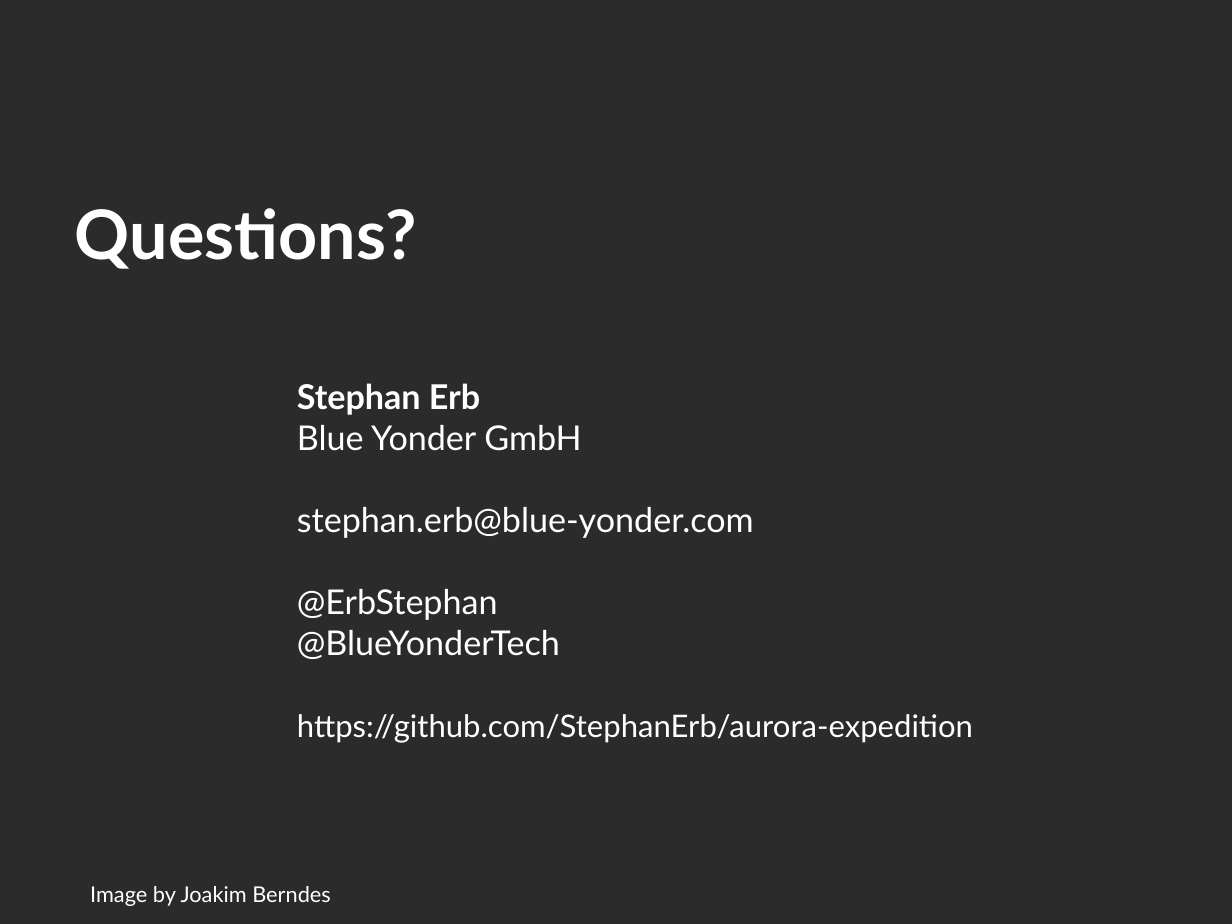
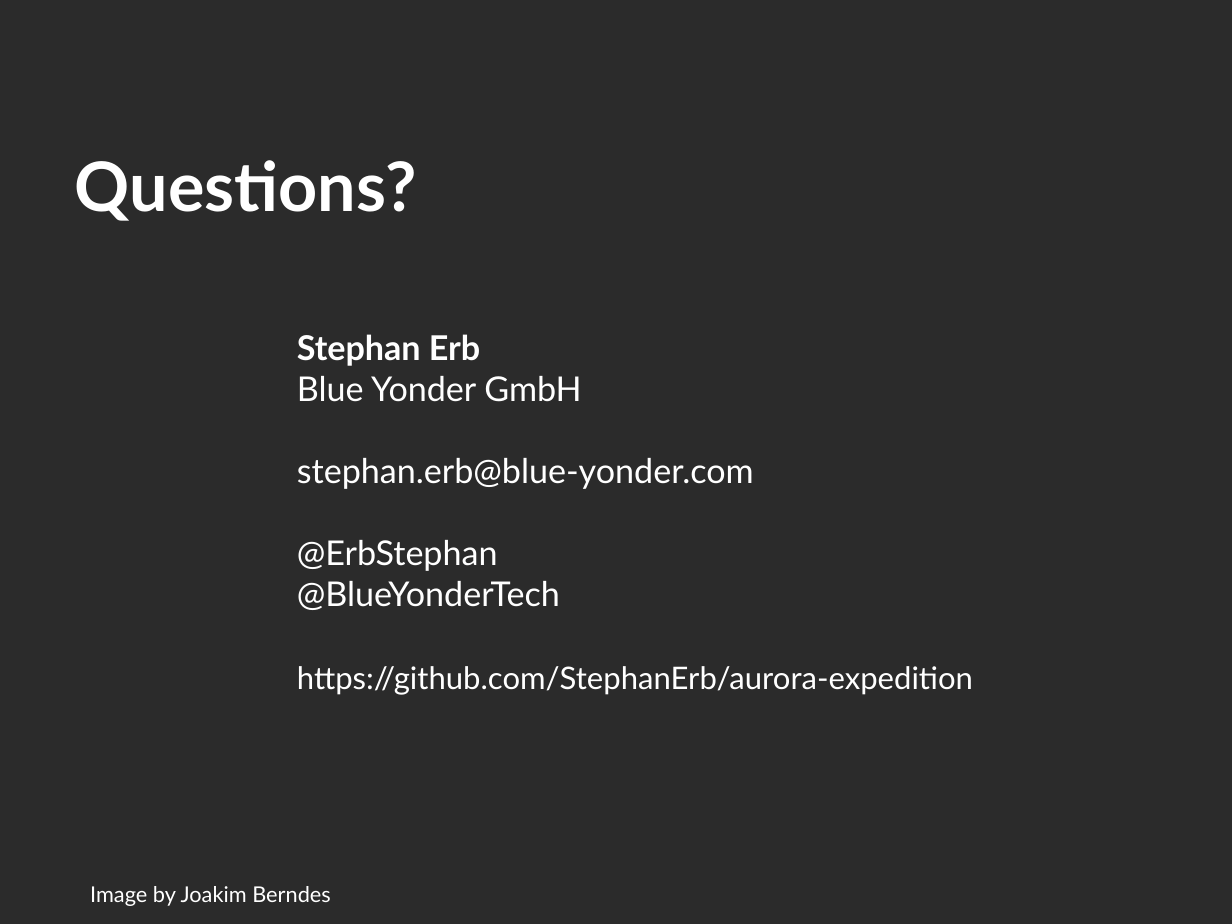
Before and after one commit to StephanErb/aurora-expedition, a slide deck: slide 11 of slides/introduction.odp (slide 8 before the commit). Drawn at 1232x924 pixels with LibreOffice and Linux fonts; fonts in the diff are those of the drawing; background and template pictures are left out; a plain dark background stands for a picture behind light text. Boxes give left, top, right and bottom in pixels: in the first picture for what was removed or moved away, otherwise in the second. Text is boxed around its words. In the diff, an @@ line names an element or a change of style, - is before the commit and + after.

```diff
--- a/slides/introduction.odp
+++ b/slides/introduction.odp
@@ title "Questions?": place and size @@
-title "Questions?" at (75,208,417,269)
+title "Questions?" at (75,160,417,221)
@@ text "Stephan Erb": place and size @@
-text "Stephan Erb" at (297,383,973,743)
+text "Stephan Erb" at (297,334,973,695)
```
Also in this commit, not shown: 3 other slides changed, 3 slides added, 1 slide removed, 1 other file.
